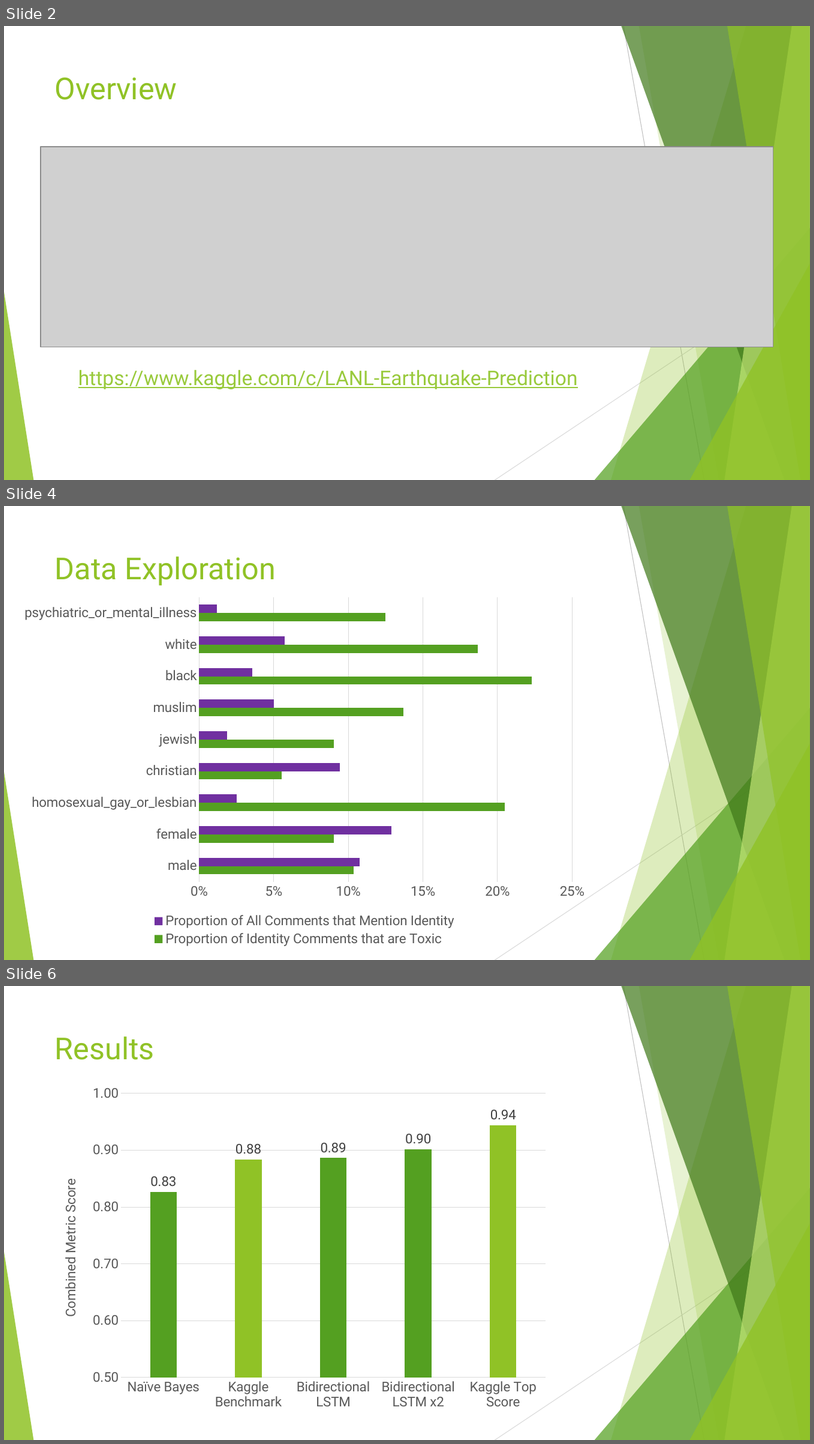
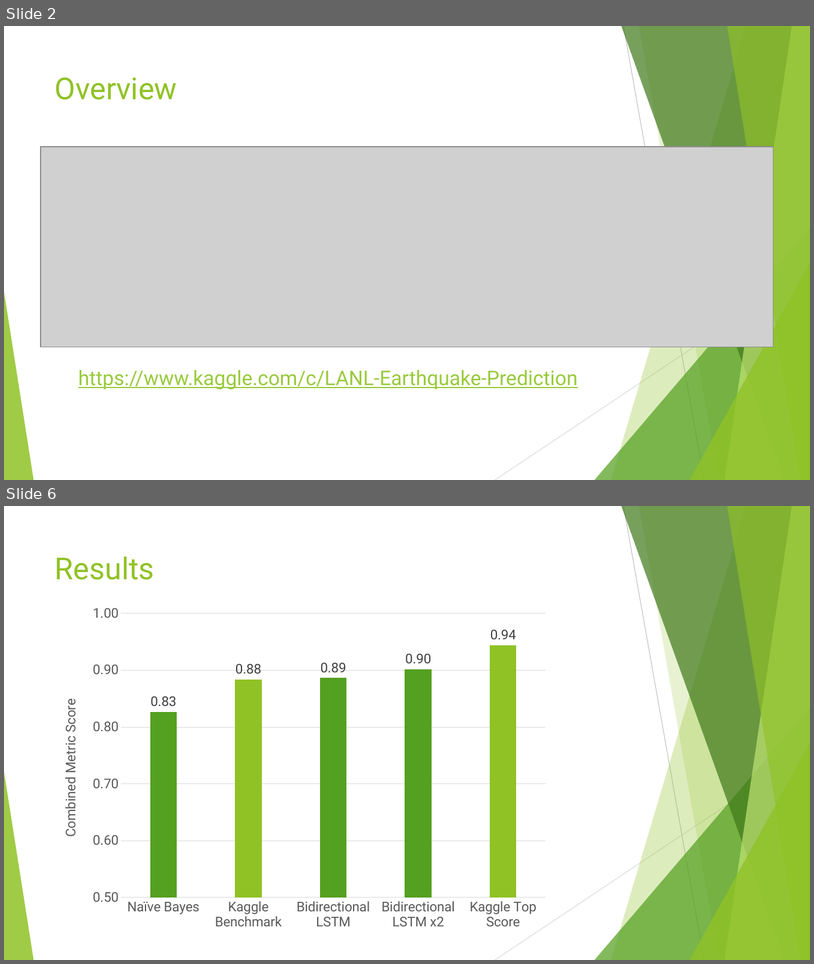
Before and after one commit to DavidBraslow/dsc-5-capstone-project-online-ds-sp-000, a slide deck: presentation.pptx. Shown one above the other, each under a label of ours: slides 2, 4 and 6 before the commit, slides 2 and 6 after it; the slides between them are not shown. The pictures are 814x1444 and 814x964 pixels, drawn with LibreOffice and Linux fonts; fonts in the diff are those of the drawing; grey boxes stand for pictures. Boxes give left, top, right and bottom in pixels: in the first picture for what was removed or moved away, otherwise in the second. Text is boxed around its words. In the diff, an @@ line names an element or a change of style, - is before the commit and + after.

```diff
--- a/presentation.pptx
+++ b/presentation.pptx
@@ slide 4 removed at [4, 506, 810, 960], background #FFFFFF; not listed: 10 template elements that a slide beside it also shows @@
@@ title removed at [55, 556, 276, 586] @@
-Data Exploration
@@ bar chart removed at [13, 590, 597, 949] @@
-categories: male, female, homosexual_gay_or_lesbian, christian, jewish, muslim, black, white, psychiatric_or_mental_illness
-Proportion of Identity Comments that are Toxic: 0.104, 0.09, 0.205, 0.055, 0.09, 0.137, 0.223, 0.187, 0.125
-Proportion of All Comments that Mention Identity: 0.108, 0.129, 0.025, 0.094, 0.019, 0.05, 0.035, 0.057, 0.012
```
Also in this commit, not shown: 2 slides changed, 3 slides added, 2 other slides removed, 1 other file.
